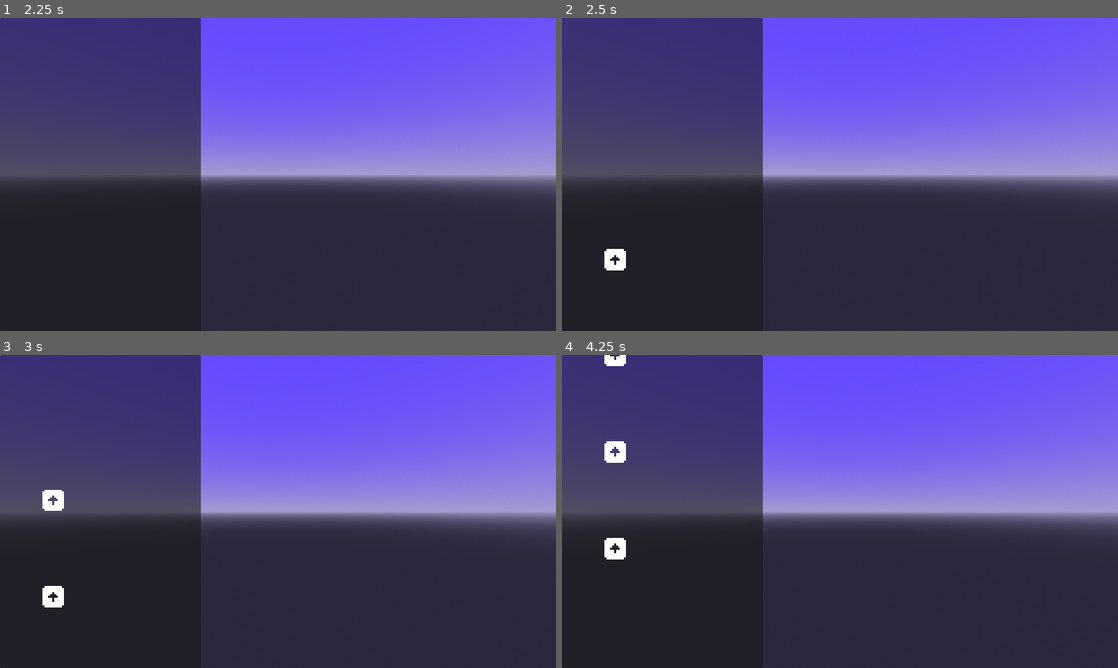
Above: before the commit, frames 1-4 (two rows, left to right).
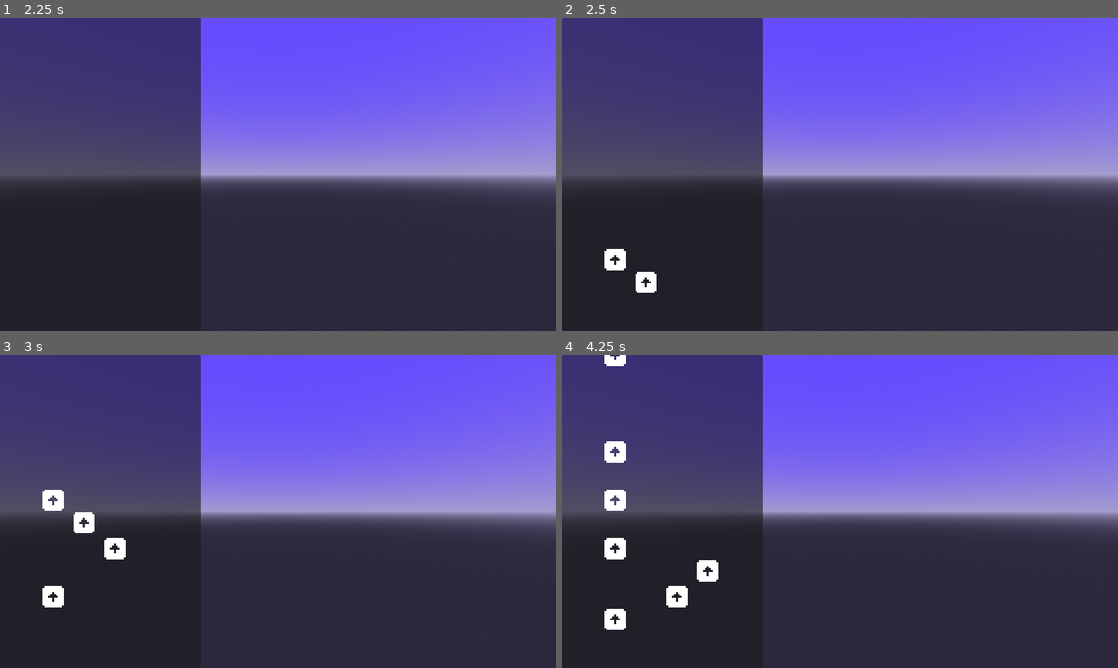
Above: after the commit, the same moments.

Repository: Yngwarr/ludum-dare-55
Game: Godot game, scene res://scenes/MainMenu.tscn
The game is run twice, just before and just after one commit, with the same random seed, the same clock (stepped at 60 frames per second) and the same inputs. The engine's default icon, where the game draws it, is replaced by a stand-in: a white triangle on a blue panel in a dark square.
Inputs:
- Up to frame 1 (2.25 s): click "Start" at 0.5 s; tap Enter at 1.25 s; tap Space at 2 s
- Up to frame 2 (2.5 s): no input
- Up to frame 3 (3 s): no input
- Up to frame 4 (4.25 s): no input

Frame 1 is identical in both runs. In frame 2, 0.2% of the frame differs, in the area x 13-17%, y 81-88%; in frame 3, 0.4%; in frame 4, 0.9%, in the area x 7-29%, y 43-88%.

Commit message:
V for Variety

Diff:
--- a/songs/song.json
+++ b/songs/song.json
@@ -38,6 +38,24 @@
           "velocity": 0.7559055118110236
         },
         {
+          "duration": 0.0625,
+          "durationTicks": 120,
+          "midi": 55,
+          "name": "G3",
+          "ticks": 240,
+          "time": 0.125,
+          "velocity": 0.7559055118110236
+        },
+        {
+          "duration": 0.0625,
+          "durationTicks": 120,
+          "midi": 53,
+          "name": "F3",
+          "ticks": 480,
+          "time": 0.25,
+          "velocity": 0.7559055118110236
+        },
+        {
           "duration": 0.125,
           "durationTicks": 240,
           "midi": 50,
@@ -60,8 +78,44 @@
           "durationTicks": 240,
           "midi": 50,
           "name": "D3",
+          "ticks": 2400,
+          "time": 1.25,
+          "velocity": 0.7559055118110236
+        },
+        {
+          "duration": 0.125,
+          "durationTicks": 240,
+          "midi": 50,
+          "name": "D3",
           "ticks": 2880,
           "time": 1.5,
+          "velocity": 0.7559055118110236
+        },
+        {
+          "duration": 0.0625,
+          "durationTicks": 120,
+          "midi": 57,
+          "name": "A3",
+          "ticks": 3120,
+          "time": 1.625,
+          "velocity": 0.7559055118110236
+        },
+        {
+          "duration": 0.0625,
+          "durationTicks": 120,
+          "midi": 53,
+          "name": "F3",
+          "ticks": 3360,
+          "time": 1.75,
+          "velocity": 0.7559055118110236
+        },
+        {
+          "duration": 0.0625,
+          "durationTicks": 120,
+          "midi": 50,
+          "name": "D3",
+          "ticks": 3600,
+          "time": 1.875,
           "velocity": 0.7559055118110236
         }
       ],
--- a/src/MelodyController.gd
+++ b/src/MelodyController.gd
@@ -41,8 +41,15 @@
     if progress < notes[cursor]["time"] - start_delay:
         return
 
+    spawn_prompt(note_to_prompt(notes[cursor]["name"]))
     cursor += 1
-    spawn_prompt(0)
+
+func note_to_prompt(note_name: String):
+    match note_name:
+        "D3": return 0
+        "G3": return 1
+        "F3": return 2
+        _: return 3
 
 func prepare_song(path: String) -> Variant:
     var file := FileAccess.open(path, FileAccess.READ)
Not shown, changed: sfx/music.ogg
